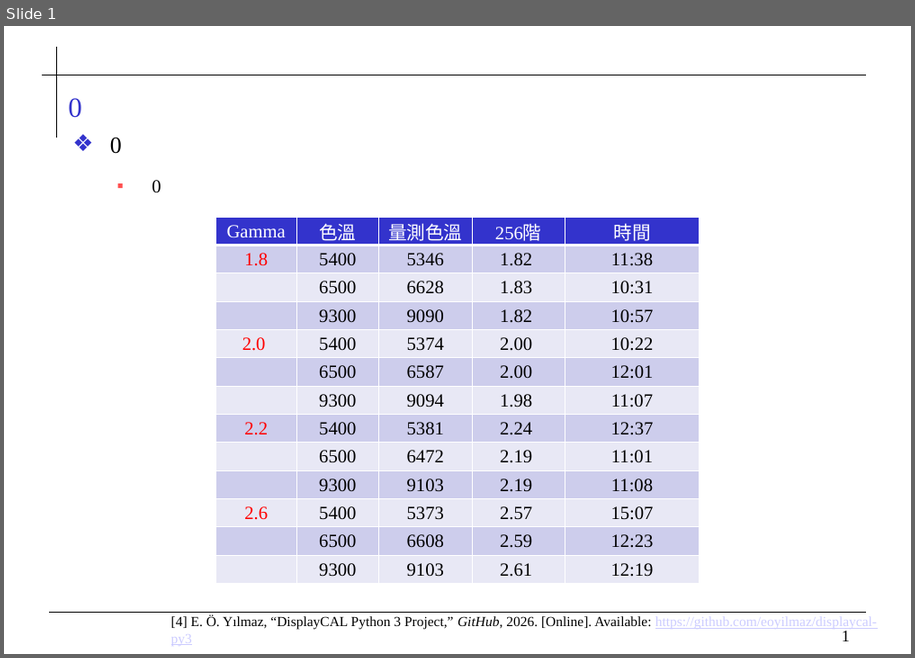
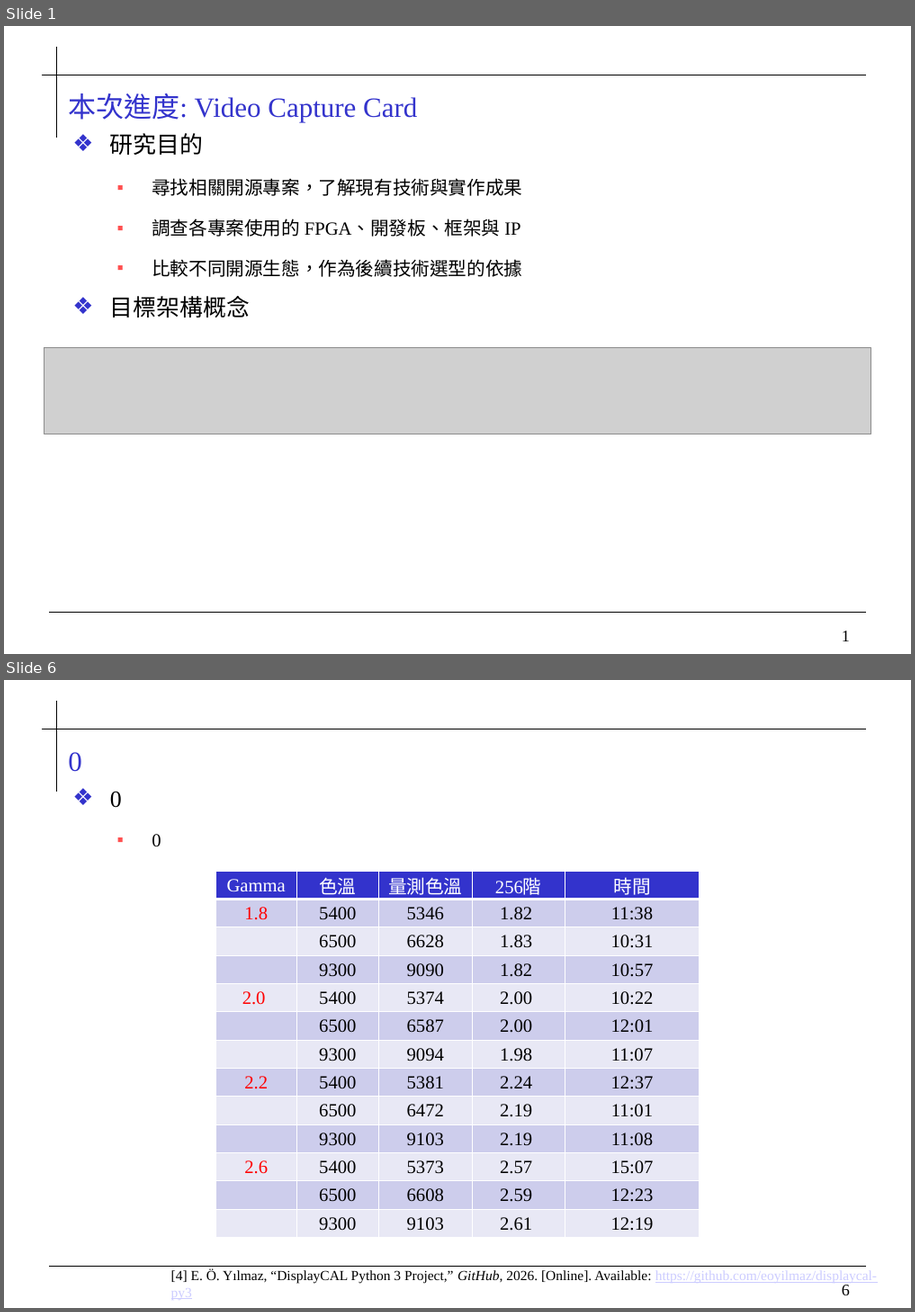
Before and after one commit to 0ilasis0/home, a slide deck: temp.pptx. Shown one above the other, each under a label of ours: slide 1 before the commit, slides 1 and 6 after it; the slides between them are not shown. The pictures are 915x658 and 915x1312 pixels, drawn with LibreOffice and Linux fonts; fonts in the diff are those of the drawing; grey boxes stand for pictures; background and template pictures are left out. Boxes give left, top, right and bottom in pixels: in the first picture for what was removed or moved away, otherwise in the second. Text is boxed around its words. In the diff, an @@ line names an element or a change of style, - is before the commit and + after.

```diff
--- a/temp.pptx
+++ b/temp.pptx
@@ slide 1 added at [4,26,911,654], background #FFFFFF; not listed: 4 template elements that a slide beside it also shows @@
@@ title added at [68,94,417,122], 24 pt, text #3333CC @@
+本次進度: Video Capture Card
@@ text added at [110,133,522,318], 16 pt, text #000000 @@
+❖ 研究目的
+  ▪ 尋找相關開源專案，了解現有技術與實作成果
+  ▪ 調查各專案使用的 FPGA、開發板、框架與 IP
+  ▪ 比較不同開源生態，作為後續技術選型的依據
+❖ 目標架構概念
@@ picture added at [44,347,871,434] @@
@@ what was slide 1 is now slide 6 @@
@@ page number at [842,1285,850,1296]: text changed @@
-1
+6
```
Also in this commit, not shown: 4 other slides added, 1 other file.
